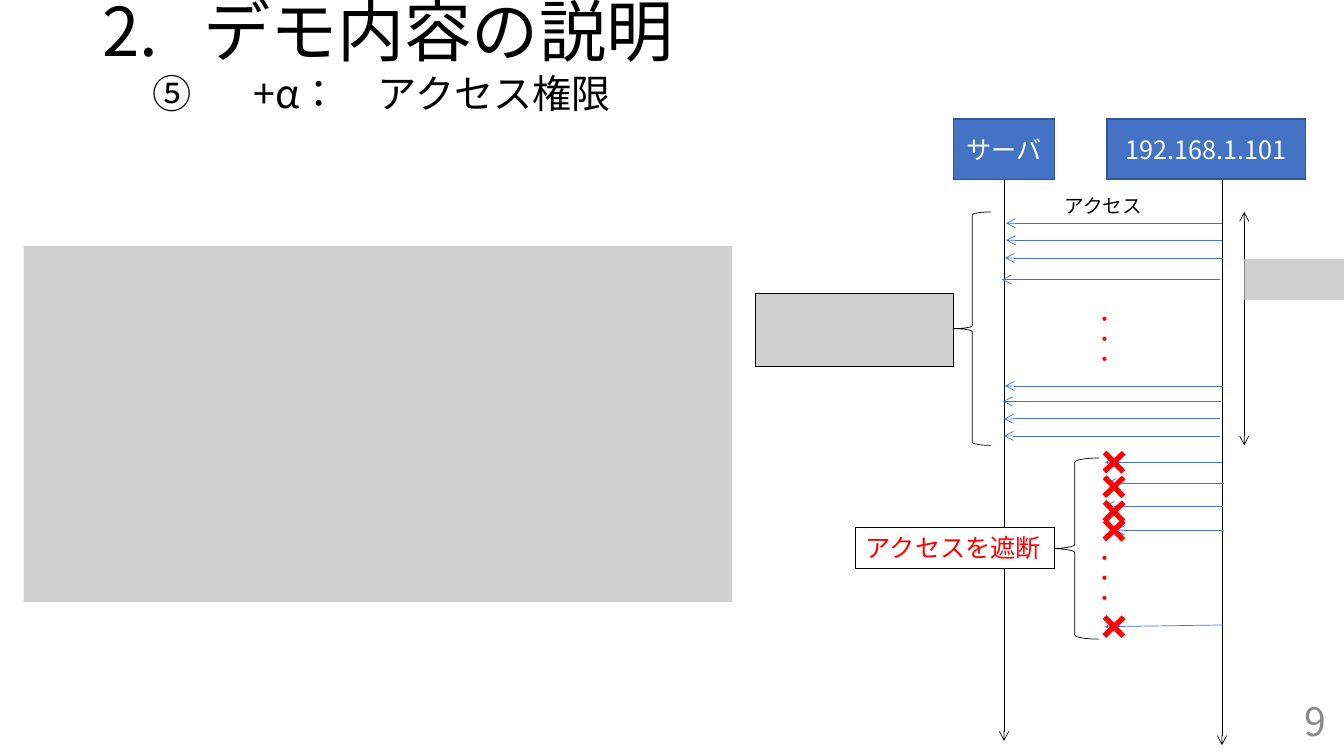
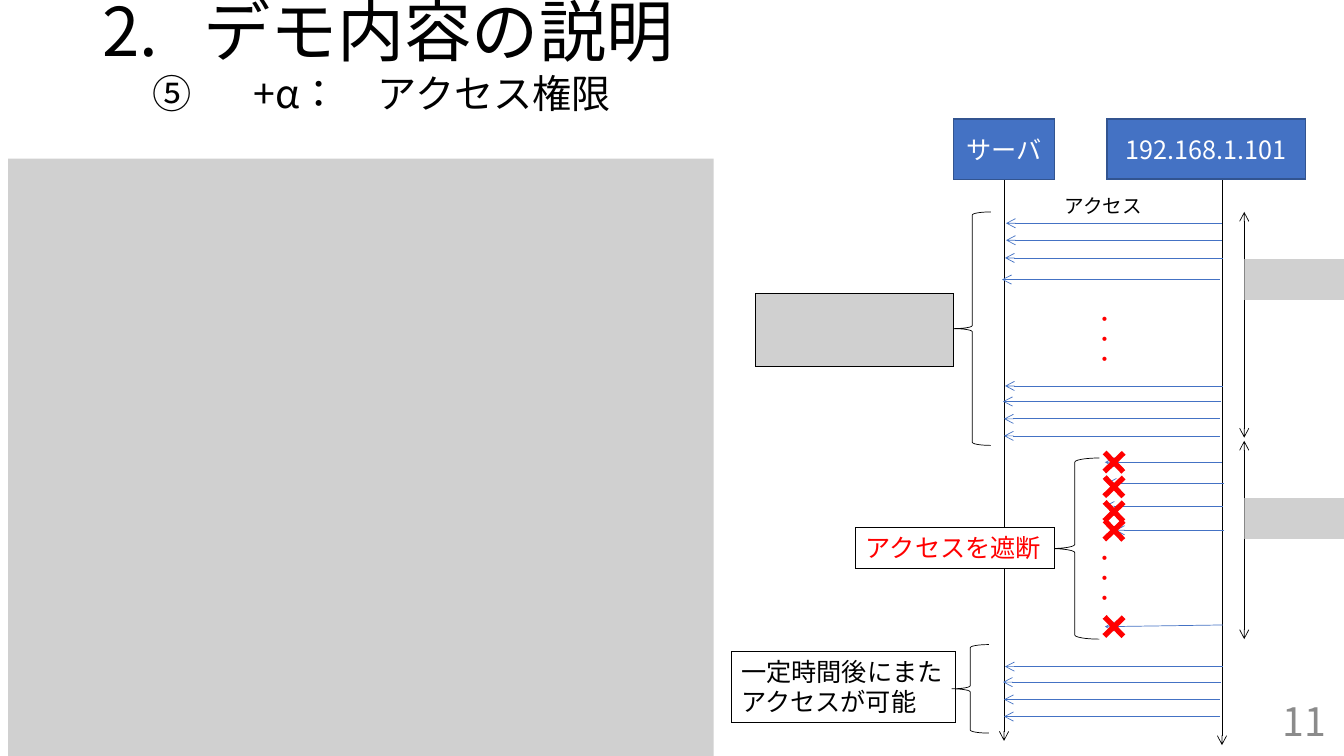
Before and after one commit to handai-trema/IaaS-team-1, a slide deck: slide 11 of FinalReport_team1.pptx (slide 9 before the commit). Drawn at 1344x756 pixels with LibreOffice and Linux fonts; fonts in the diff are those of the drawing; grey boxes stand for pictures. Boxes give left, top, right and bottom in pixels: in the first picture for what was removed or moved away, otherwise in the second. Text is boxed around its words. In the diff, an @@ line names an element or a change of style, - is before the commit and + after.

```diff
--- a/FinalReport_team1.pptx
+++ b/FinalReport_team1.pptx
@@ picture: place and size @@
-picture at bbox=[24, 246, 733, 602]
+picture at bbox=[8, 158, 714, 756]
@@ double arrow moved from (1244, 212) - (1244, 446) to (1244, 212) - (1244, 438) @@
@@ group added at bbox=[731, 441, 1344, 733]: 4 arrows, 1 rectangle, 1 left brace, 1 double arrow, 1 picture @@
+一定時間後にまた
+アクセスが可能
@@ page number at bbox=[1282, 707, 1325, 736]: text changed @@
-9
+11
```
Also in this commit, not shown: 3 other slides changed, 3 slides added.
